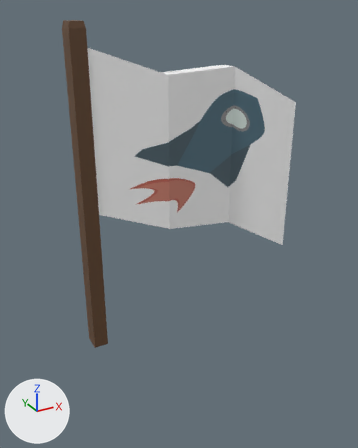
An edit to the FBX model Planet Race/Assets/Meshes/flag.fbx, drawn before and after from the same camera.
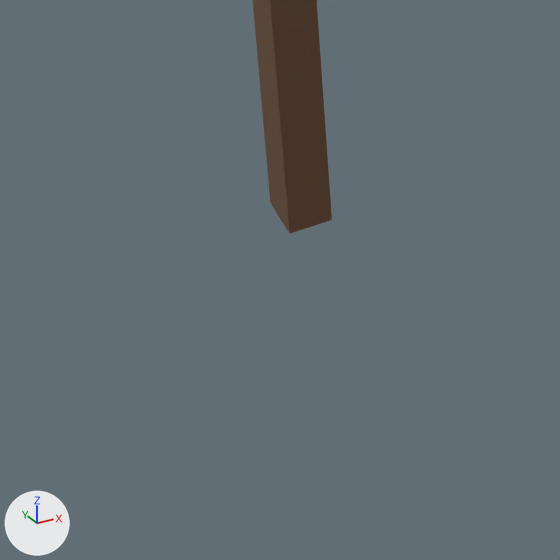
Each version appears first whole from a 50 mm camera at (-3.73, -4.05, 2.43) aimed at (-0.68, 1.5, -0.34), and next in a close-up on the part from 2% to 50% of the width and 62% to 100% of the height. The lights are fixed; the arrows at lower left show +X, +Y and +Z. Where no turn or scale is listed for an object, it has been applied to the vertices.

The scene before the commit, as lines of its bpy script (objects in view):
```python
me_cube_001 = bpy.data.meshes.new('Cube.001')
me_cube_001.from_pydata(...)  # 32 vertices, 30 faces; spans x -2.0..0.7, y 0.89..1.8, z -2.0..2.29
me_cube_001.materials.append(mat_material)  # picture img_flag_png
# before: 0 (-2.0, 1.56, -2.0) at pixel (289, 233), 2 (-2.0, 1.8, -2.0) at pixel (270, 202), 8 (-1.8, 1.8, -2.0), 10 (-1.8, 1.56, -2.0) at pixel (331, 220)
ob_cube = bpy.data.objects.new('Cube', me_cube_001)
ob_cube.location = (0.0, 0.0, 0.0)
```
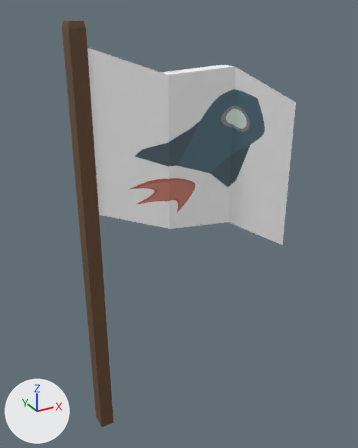
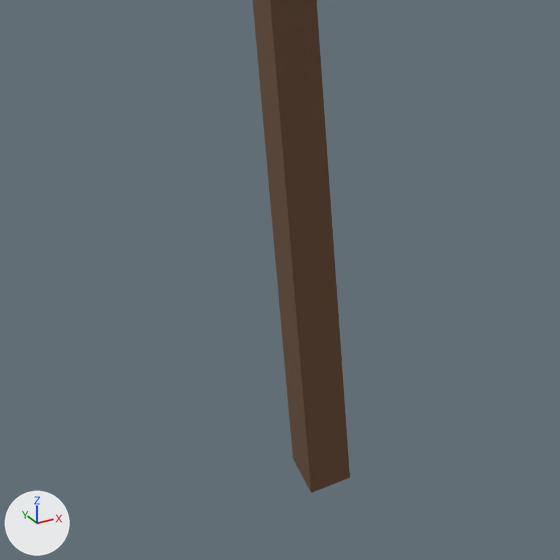
The newer file is also rescaled (x2.0), turned or shifted as a whole; pictures and numbers use the older file's frame.

Changed parts and their boxes (x1, y1, x2, y2) in the close-ups (560 x 560 px):
'Cube', reshaped
    before: (253, 0, 332, 233)
    after: (253, 0, 350, 493)

Patch to the scene script:
```diff
--- a/Planet Race/Assets/Meshes/flag.fbx.py
+++ b/Planet Race/Assets/Meshes/flag.fbx.py
@@ me_cube_001 @@
 me_cube_001.from_pydata(...)  # 32 vertices, 30 faces; spans x -2.0..0.7, y 0.89..1.8, z -2.0..2.29
 # used by ob_cube; location = (0.0, 0.0, 0.0)
+# me_cube_001 part 1
+for i in [0, 2, 8, 10]: me_cube_001.vertices[i].co += Vector((0.0, 0.0, -1.5))
 me_cube_001.materials.append(mat_material)
```
